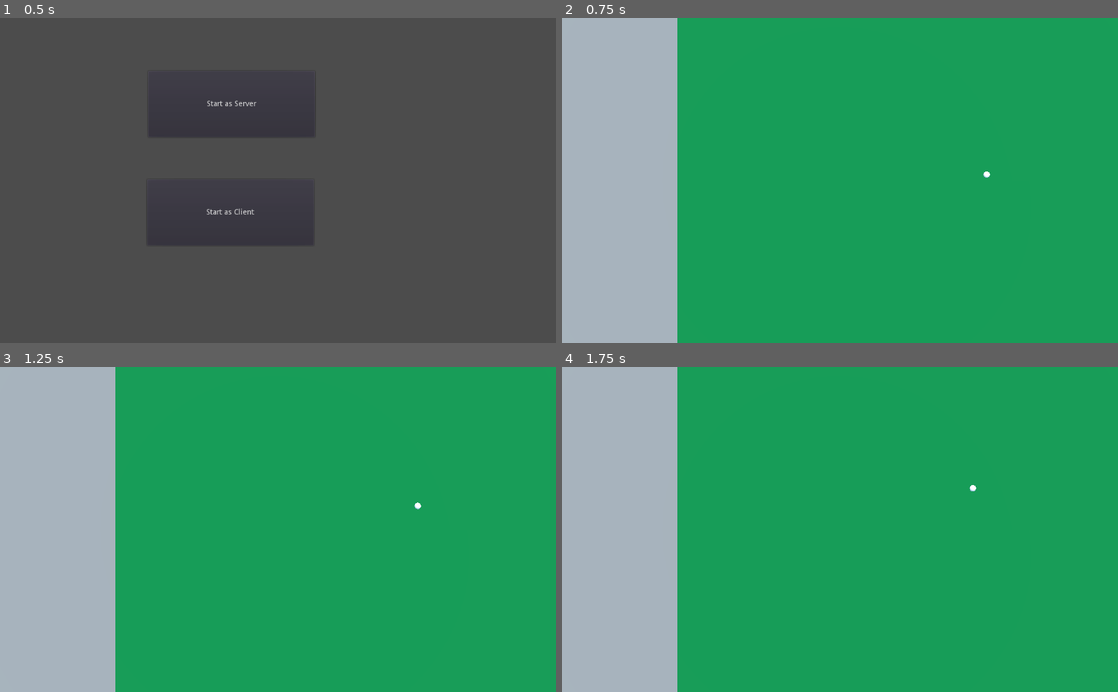
Above: before the commit, frames 1-4 (two rows, left to right).
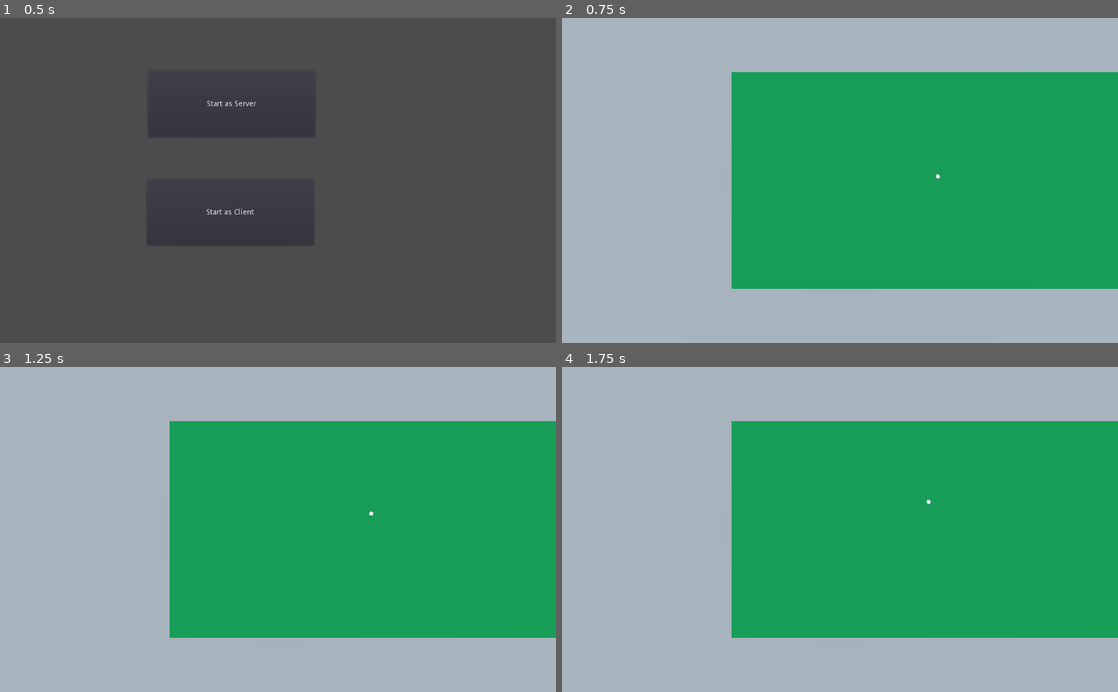
Above: after the commit, the same moments.

Repository: ImmersiveRPG/ExampleGodotMultiProcess
Game: Godot game, scene res://src/Start/Start.tscn
The game is run twice, just before and just after one commit, with the same random seed, the same clock (stepped at 60 frames per second) and the same inputs.
Inputs:
- Up to frame 1 (0.5 s): no input
- Up to frame 2 (0.75 s): click "Start as Server" at 0.5 s
- Up to frame 3 (1.25 s): no input
- Up to frame 4 (1.75 s): no input

Frame 1 is identical in both runs. In frame 2, 33% of the frame differs, in the area x 20-100%, y 0-100%; in frame 3, 33%; in frame 4, 33%.

Commit message:
Moved camera up more

Diff:
--- a/project/src/World/World.tscn
+++ b/project/src/World/World.tscn
@@ -13,7 +13,7 @@
 [node name="Camera" type="Camera" parent="."]
 transform = Transform( 1, 0, 0, 0, -4.37114e-08, 1, 0, -1, -4.37114e-08, 0, 1000, 0 )
 projection = 1
-size = 1000.0
+size = 1500.0
 far = 10000.0
 
 [node name="Floor" parent="." instance=ExtResource( 2 )]
--- a/project/src/WorldClient/WorldClient.tscn
+++ b/project/src/WorldClient/WorldClient.tscn
@@ -13,7 +13,7 @@
 [node name="Camera" type="Camera" parent="."]
 transform = Transform( 1, 0, 0, 0, -4.37114e-08, 1, 0, -1, -4.37114e-08, 0, 1000, 0 )
 projection = 1
-size = 1000.0
+size = 1500.0
 far = 10000.0
 
 [node name="Floor" parent="." instance=ExtResource( 2 )]
